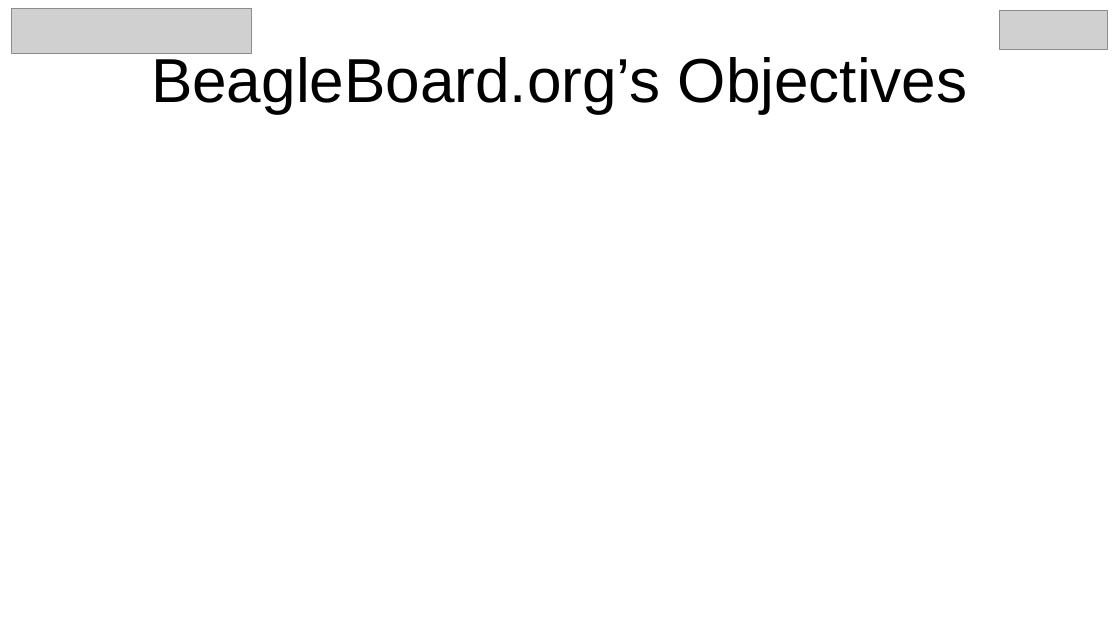
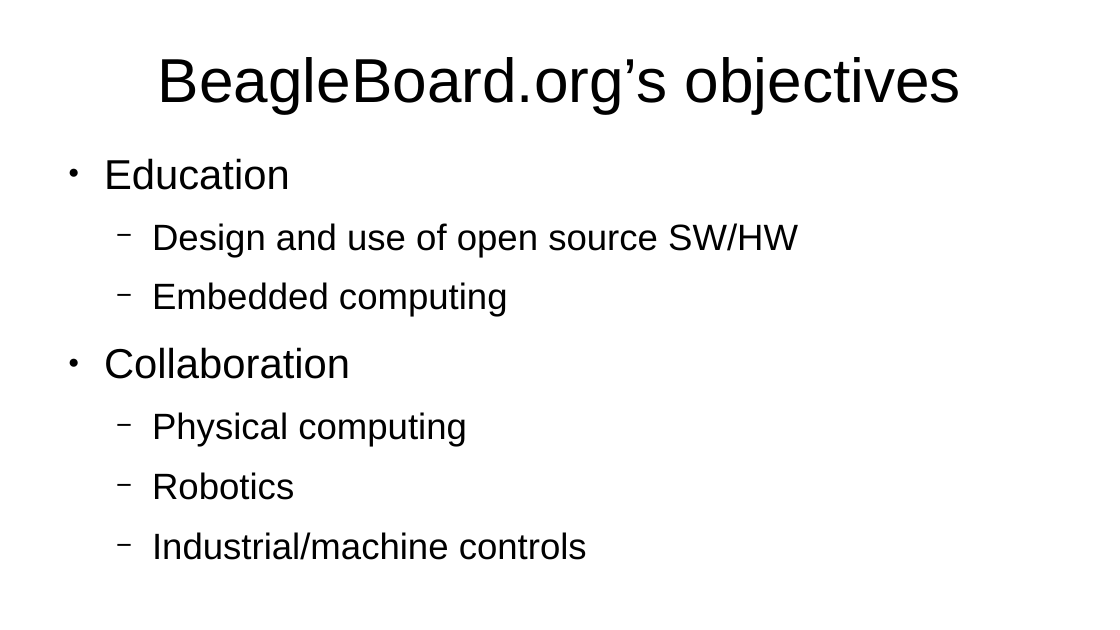
Before and after one commit to e-ale/Slides, a slide deck: slide 6 of pocketbeagle.odp (slide 7 before the commit). Drawn at 1120x630 pixels with LibreOffice and Linux fonts; fonts in the diff are those of the drawing; grey boxes stand for pictures; background and template pictures are left out. Boxes give left, top, right and bottom in pixels: in the first picture for what was removed or moved away, otherwise in the second. Text is boxed around its words. In the diff, an @@ line names an element or a change of style, - is before the commit and + after.

```diff
--- a/pocketbeagle.odp
+++ b/pocketbeagle.odp
@@ picture removed at <box>12,8,252,54</box> @@
@@ picture removed at <box>1000,10,1108,50</box> @@
@@ title at <box>158,57,961,113</box>: text changed @@
-BeagleBoard.org’s Objectives
+BeagleBoard.org’s objectives
@@ text added at <box>104,158,798,560</box>, 25.9 pt, text #000000 @@
+● Education
+  − Design and use of open source SW/HW
+  − Embedded computing
+● Collaboration
+  − Physical computing
+  − Robotics
+  − Industrial/machine controls
```
Also in this commit, not shown: 6 other slides changed, 25 slides added.
